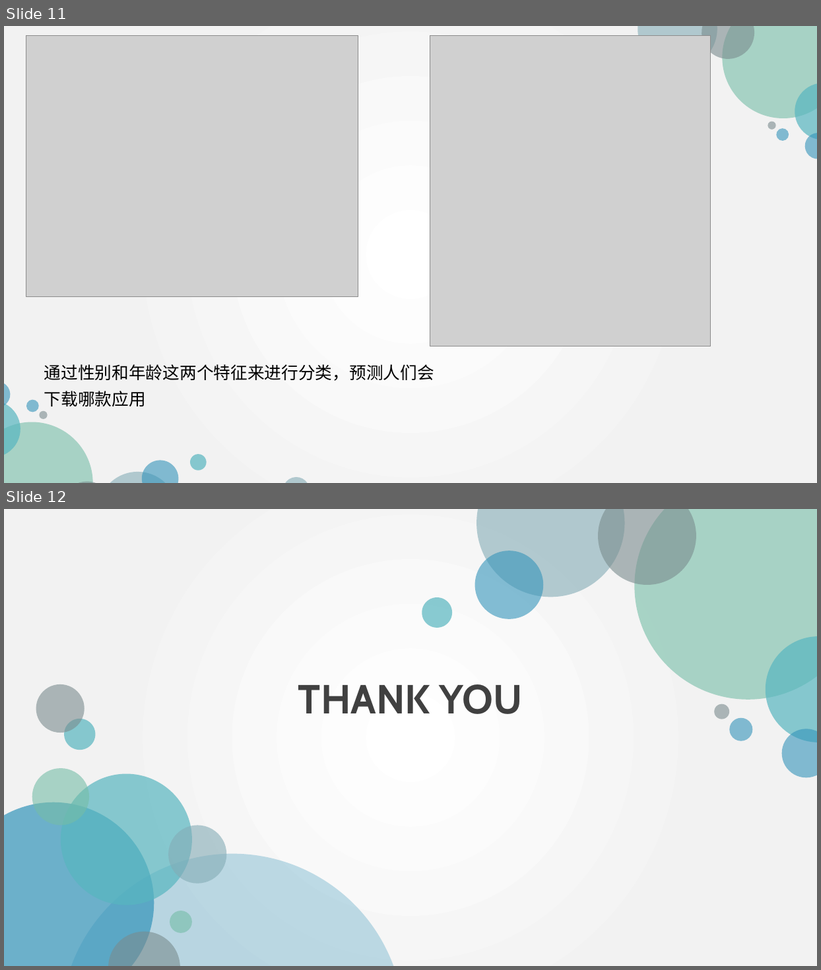
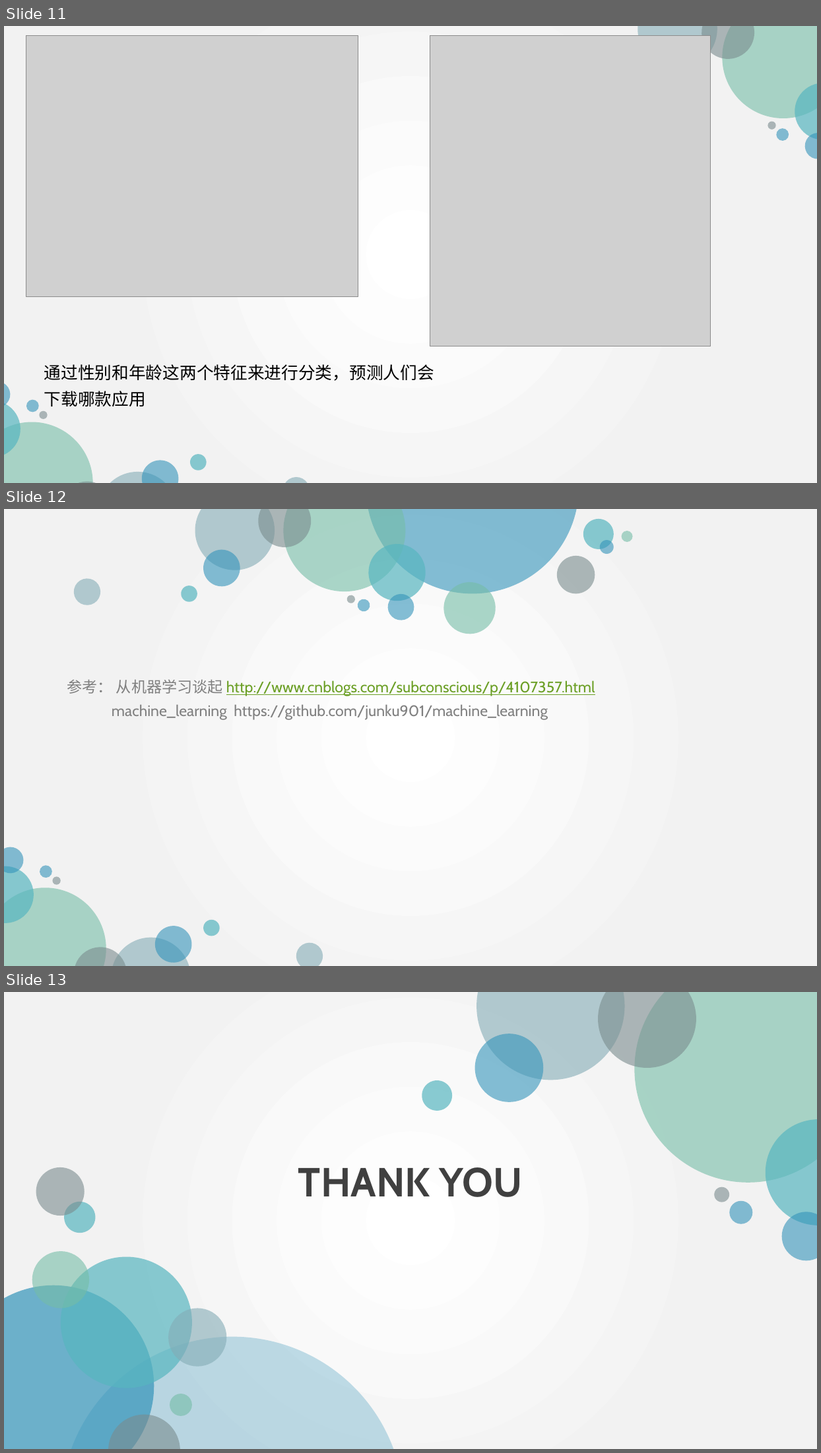
Before and after one commit to sunchenguang/machineLearning, a slide deck: 机器学习.pptx. Shown one above the other, each under a label of ours: slides 11 and 12 before the commit, slides 11, 12 and 13 after it. The pictures are 821x970 and 821x1453 pixels, drawn with LibreOffice and Linux fonts; fonts in the diff are those of the drawing; grey boxes stand for pictures. Boxes give left, top, right and bottom in pixels: in the first picture for what was removed or moved away, otherwise in the second. Text is boxed around its words. In the diff, an @@ line names an element or a change of style, - is before the commit and + after.

```diff
--- a/机器学习.pptx
+++ b/机器学习.pptx
@@ slide 12 added at <box>4,509,817,966</box>, background gradient #FFFFFF to #F2F2F2 @@
@@ ellipse added at <box>185,509,284,580</box>, fill #84ACB6 at 60% opacity @@
@@ ellipse added at <box>252,509,318,554</box>, fill #7A8C8E at 60% opacity @@
@@ ellipse added at <box>268,509,420,607</box>, fill #75BDA7 at 60% opacity @@
@@ ellipse added at <box>366,509,580,593</box>, fill #3494BA at 60% opacity @@
@@ ellipse added at <box>583,519,614,549</box>, fill #58B6C0 at 70% opacity @@
@@ ellipse added at <box>199,545,245,591</box>, fill #3494BA at 60% opacity @@
@@ ellipse added at <box>362,537,432,607</box>, fill #58B6C0 at 70% opacity @@
@@ ellipse added at <box>600,540,614,554</box>, fill #3494BA at 60% opacity @@
@@ ellipse added at <box>622,531,633,542</box>, fill #75BDA7 at 60% opacity @@
@@ ellipse added at <box>557,556,595,593</box>, fill #7A8C8E at 60% opacity @@
@@ ellipse added at <box>70,575,104,609</box>, fill #84ACB6 at 60% opacity @@
@@ ellipse added at <box>179,584,199,605</box>, fill #58B6C0 at 70% opacity @@
@@ ellipse added at <box>437,576,502,640</box>, fill #75BDA7 at 60% opacity @@
@@ ellipse added at <box>346,594,356,604</box>, fill #7A8C8E at 60% opacity @@
@@ ellipse added at <box>356,597,372,613</box>, fill #3494BA at 60% opacity @@
@@ ellipse added at <box>385,590,418,623</box>, fill #3494BA at 60% opacity @@
@@ text added at <box>67,679,595,720</box>, 18 pt, text #808080 @@
+参考： 从机器学习谈起 http://www.cnblogs.com/subconscious/p/4107357.html
+machine_learning https://github.com/junku901/machine_learning
@@ ellipse added at <box>4,847,24,874</box>, fill #3494BA at 60% opacity @@
@@ ellipse added at <box>4,865,34,924</box>, fill #58B6C0 at 70% opacity @@
@@ ellipse added at <box>39,865,52,879</box>, fill #3494BA at 60% opacity @@
@@ ellipse added at <box>53,877,61,885</box>, fill #7A8C8E at 60% opacity @@
@@ ellipse added at <box>4,885,108,966</box>, fill #75BDA7 at 60% opacity @@
@@ ellipse added at <box>203,920,220,937</box>, fill #58B6C0 at 70% opacity @@
@@ ellipse added at <box>110,936,192,966</box>, fill #84ACB6 at 60% opacity @@
@@ ellipse added at <box>154,925,193,964</box>, fill #3494BA at 60% opacity @@
@@ ellipse added at <box>296,943,323,966</box>, fill #84ACB6 at 60% opacity @@
@@ ellipse added at <box>73,947,128,966</box>, fill #7A8C8E at 60% opacity @@
@@ what was slide 12 is now slide 13 @@
```
Also in this commit, not shown: 1 slide changed, 1 other file.
